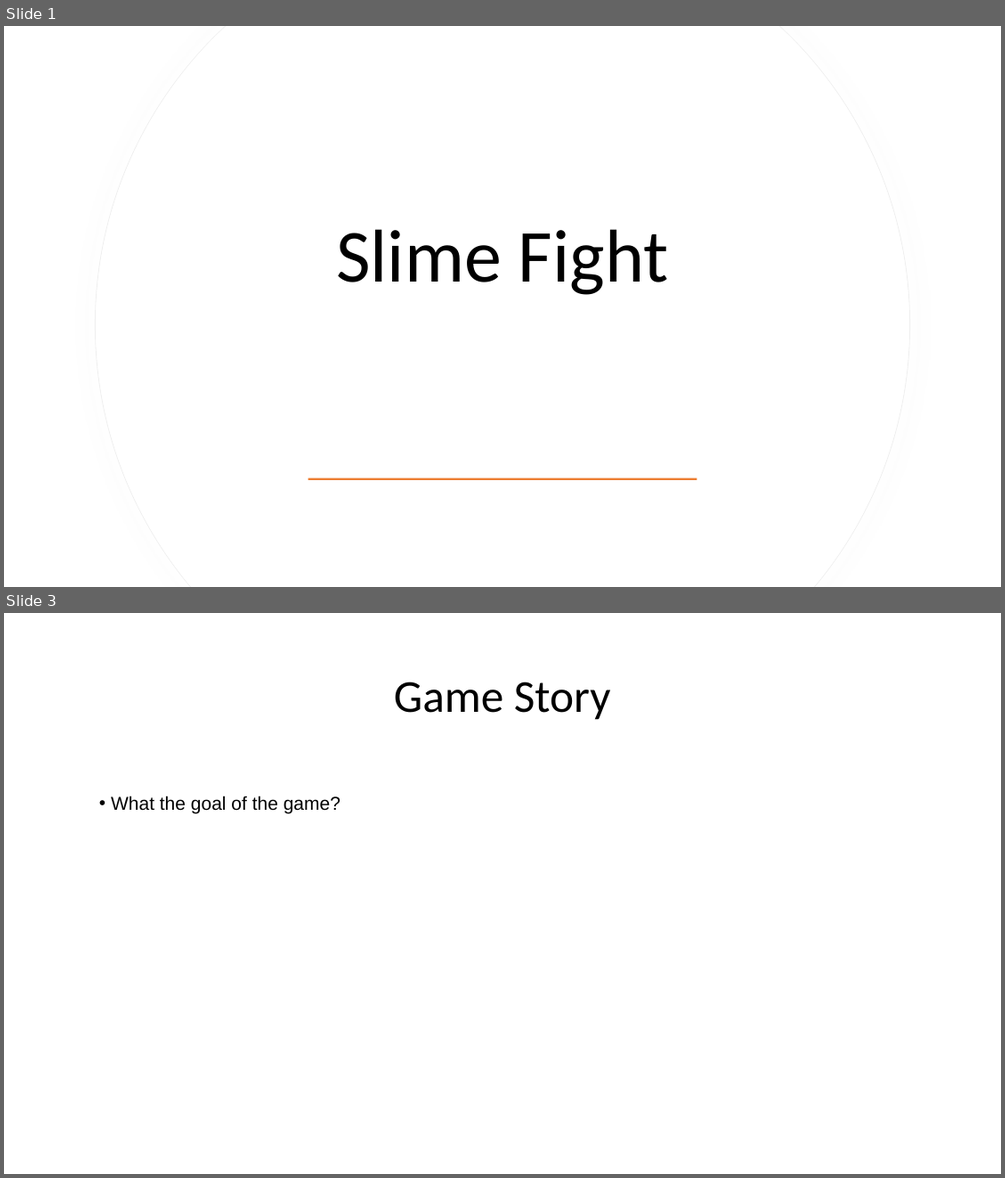
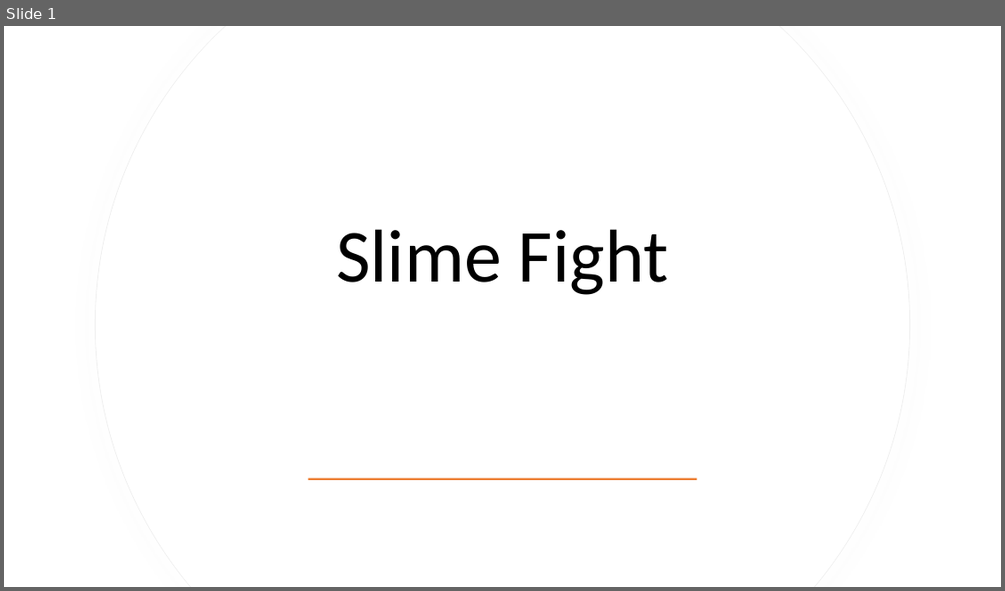
Before and after one commit to WilliamCheung2004/Slime-Fight-, a slide deck: Slime Fight.pptx. Shown one above the other, each under a label of ours: slides 1 and 3 before the commit, slide 1 after it; the slides between them are not shown. The pictures are 1005x1178 and 1005x591 pixels, drawn with LibreOffice and Linux fonts; fonts in the diff are those of the drawing. Boxes give left, top, right and bottom in pixels: in the first picture for what was removed or moved away, otherwise in the second. Text is boxed around its words. In the diff, an @@ line names an element or a change of style, - is before the commit and + after.

Commit message:
Release Version 2.0
Release version for game

```diff
--- a/Slime Fight.pptx
+++ b/Slime Fight.pptx
@@ slide 3 removed at (4, 613, 1001, 1174), background #FFFFFF @@
@@ title removed at (394, 682, 611, 720) @@
-Game Story
@@ text removed at (111, 795, 340, 813) @@
-• What the goal of the game?
```
Also in this commit, not shown: 1 slide changed, 1 slide added, 4 other slides removed, 32 other files.
